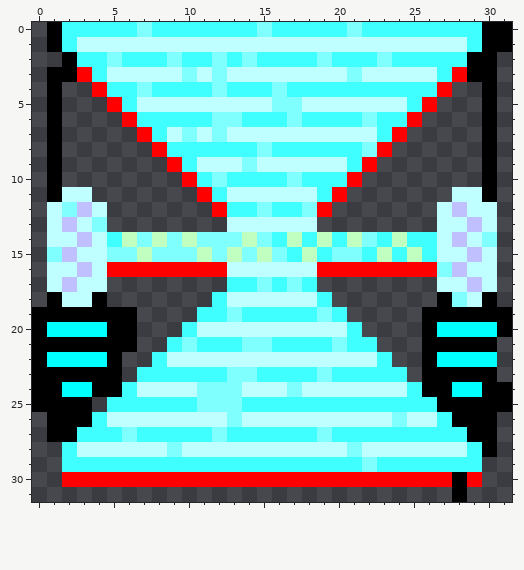
One commit to this pixel-art sprite: Ludum_Dare_34.gmx/sprites/images/spr_enemy_0.png. The picture above is the old version.
The file is 32x32 pixels.
Now the later version:
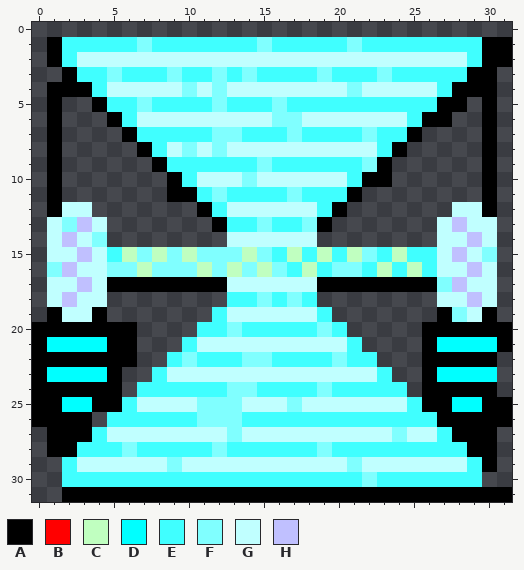
Palette (. is transparent): A #000000  B #ff0000  C #c0ffc0  D #00ffff  E #40ffff  F #80ffff  G #c0ffff  H #c0c0ff
Commit: changed animation speed
What changed:
Changed rows in their new state; - is an unchanged pixel.
first column x 0:
 0 -...............................
 1 ---EEEEFEEEEEEEFEEEEEFEEEEEEE---
 2 -AEGGGGGGGGGGGGGGGGGGGGGGGGGGE-A
 3 -.-E-FEEEFEE-EFEEEEFEEEFEEE-E---
 4 --AAEGGGGGFG-GGGGGGGGFGGGGGEAA--
 5 ----AE-FEEEEFEEE-EEEEEEEE-EAA---
 6 -----AEGGGGGGGGGF-GGGGGGGEAA----
 7 ------AE-EEE-FEEEFEEEEF-EA------
 8 -------AEGFGFGGGGGGGGGGEA-------
 9 --------AE-EEEEFEEEEE-FA--------
10 ---------AEGGGFGGGGGGEAA--------
11 --..-----AAEFEEEEFE-EA------..--
12 -AGG.------AEGGGGGGEA------.G-A-
13 --FHG-------AEEFEEFA--------HG--
14 --HGF........GGGGGG........-GHG-
15 -GGH-ECFC-CF-FCFECECECFECE--HGF-
16 -FHG-FFCFFFCFCFCFECEFFECECEGGH--
17 --GH-AAAAAAAAGGGGGGAAAAAAAAFHG--
18 -GH-G-------.EEFEFE.-------GGHG-
19 .-GG-..----.-GGGGGGE.-----.-FG-.
20 -AAAA-----.EEFEEEEEFE.-----AAAA-
21 -DDDD----.EGGGGGGGGGG-.----DDDDA
22 -AAAA-A-.EFEEEFFEEEEFEE.---AAAA-
23 -DDDD--.-GGGGGGGGGGGGGG-.--DDDD-
24 --AA--.EEEEEE-FEEEEFEEEEE.--AA-.
25 --DDAA-GGGG---GGGFGGGGGGG-A-DD--
26 A---.EEEEEEFF-EEEEEEEEEEEEEA---A
27 ---A-GGGGGGGGFGGGGGGGGGGFGG-A---
28 -AAEEEFEEEEEFEEEEEEFEEEEEEEEEA--
29 ---GGGGGGFGGGGGGGGGGGFGGGGGGG-A-
30 --EEEEEEEEEEEEEEEEEEEEFEEEEEEE--
31 --AAAAAAAAAAAAAAAAAAAAAAAAAA-AAA
Pixel boxes of the changes (left, top, right, bottom) in both pictures:
changed: (32, 22, 512, 502)
